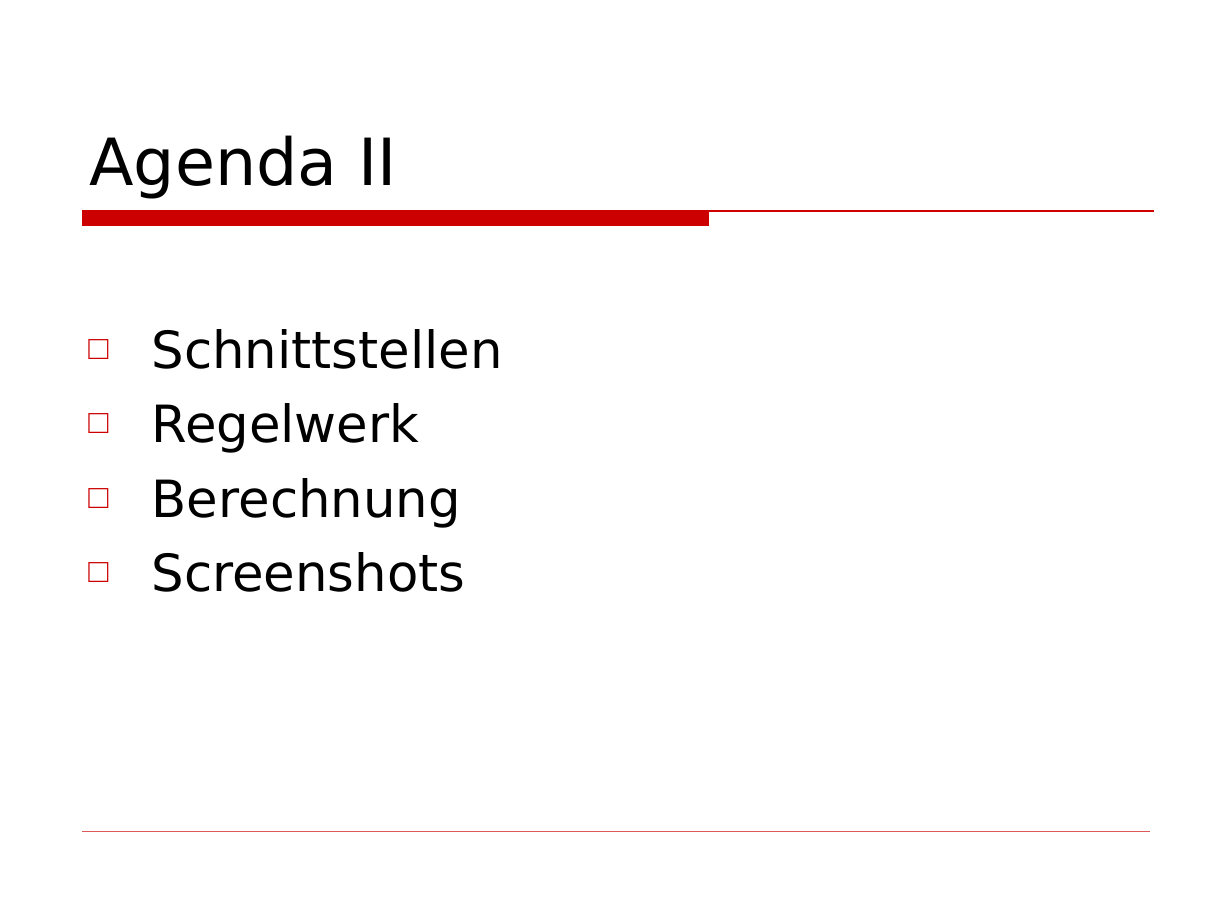
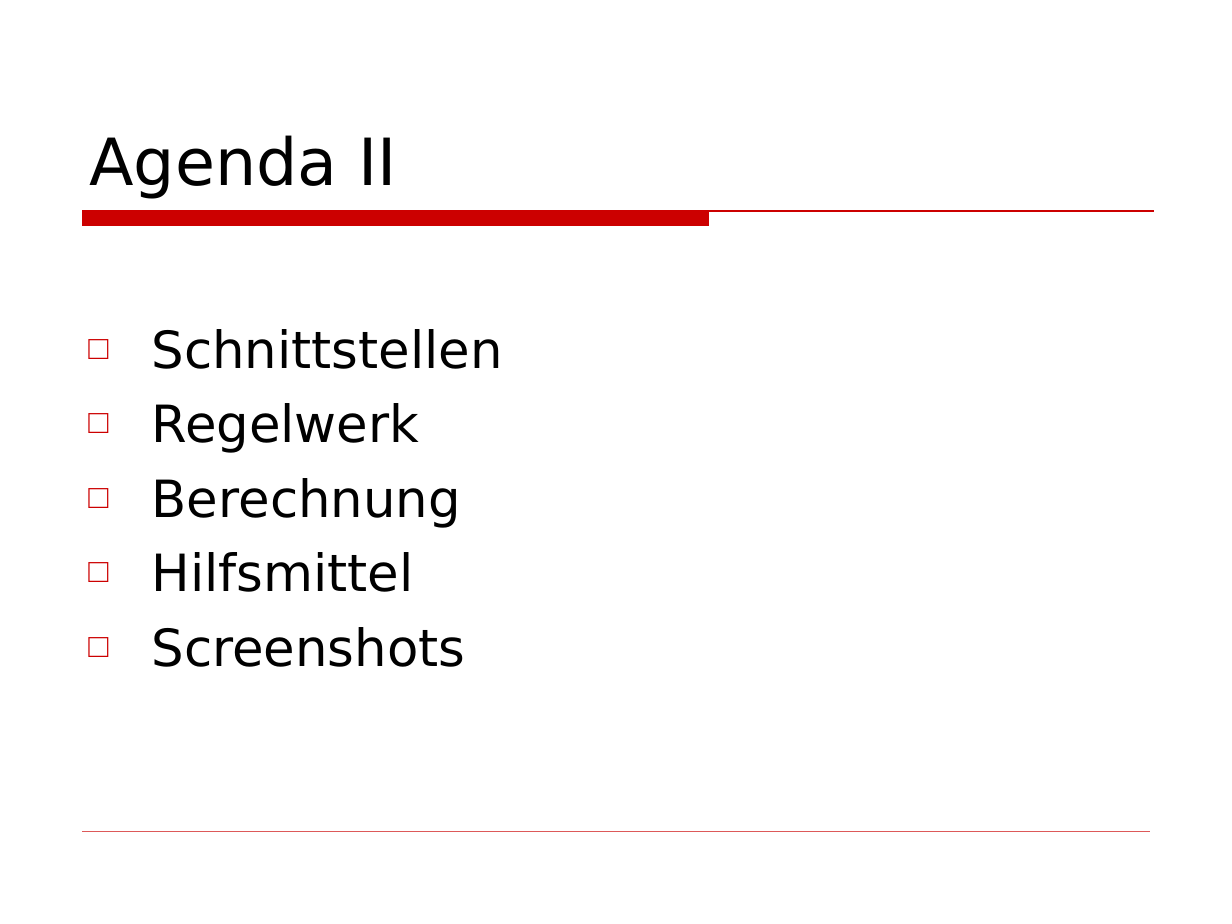
Before and after one commit to BackupTheBerlios/wiptp-svn, a slide deck: slide 3 of docs/Präsentation.ppt. Drawn at 1232x924 pixels with LibreOffice and Linux fonts; fonts in the diff are those of the drawing; background and template pictures are left out. Boxes give left, top, right and bottom in pixels: in the first picture for what was removed or moved away, otherwise in the second. Text is boxed around its words. In the diff, an @@ line names an element or a change of style, - is before the commit and + after.

```diff
--- a/docs/Präsentation.ppt
+++ b/docs/Präsentation.ppt
@@ text at (x1=152, y1=552, x2=414, y2=592): paragraph added @@
+□ Hilfsmittel
```
Also in this commit, not shown: 1 slide added.
